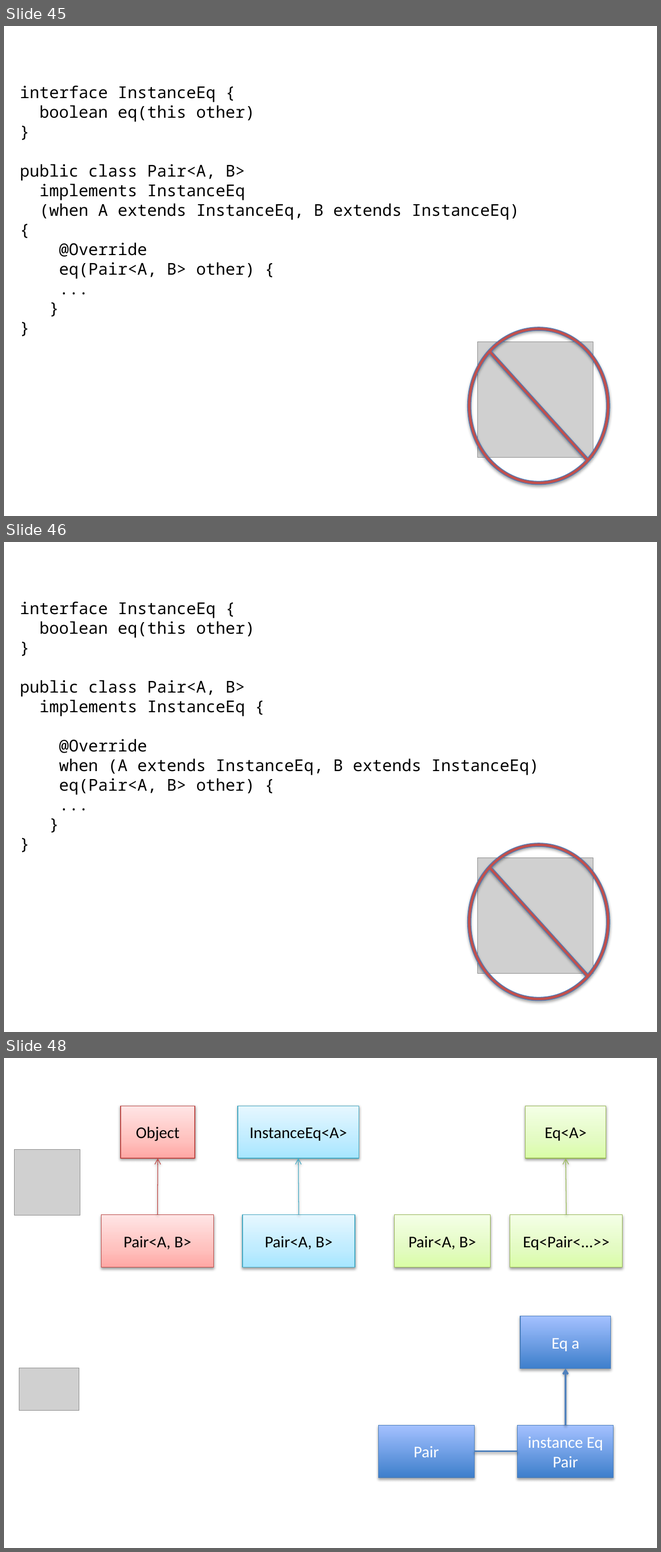
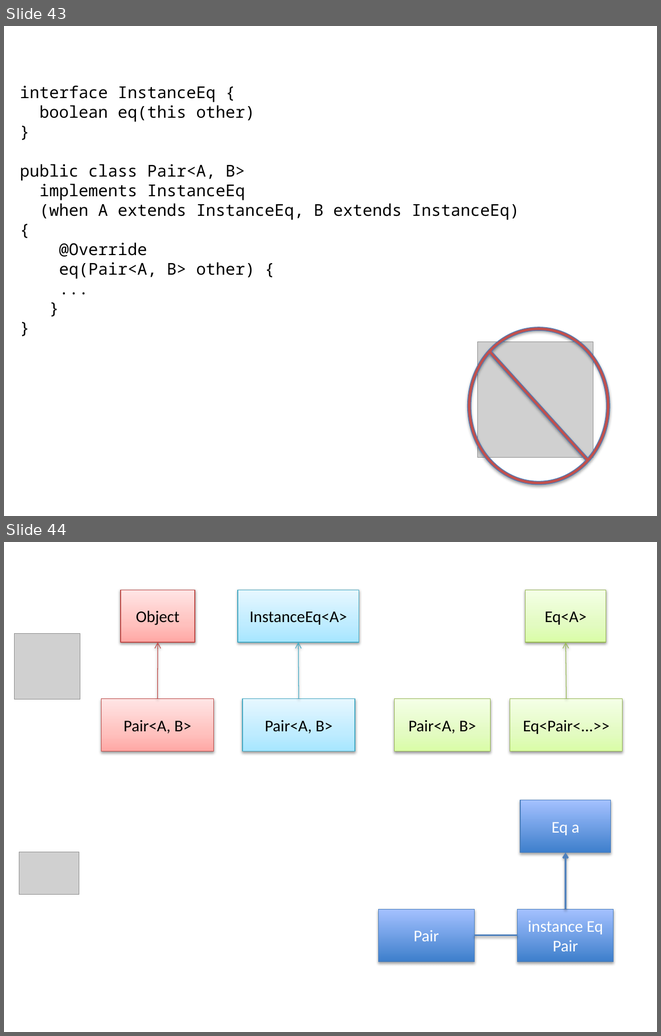
Before and after one commit to techtangents/javaeq, a slide deck: eq.pptx. Shown one above the other, each under a label of ours: slides 45, 46 and 48 before the commit, slides 43 and 44 after it; the slides between them are not shown. The pictures are 661x1552 and 661x1036 pixels, drawn with LibreOffice and Linux fonts; fonts in the diff are those of the drawing; grey boxes stand for pictures. Boxes give left, top, right and bottom in pixels: in the first picture for what was removed or moved away, otherwise in the second. Text is boxed around its words. In the diff, an @@ line names an element or a change of style, - is before the commit and + after.

```diff
--- a/eq.pptx
+++ b/eq.pptx
@@ slide 46 removed at (x1=4, y1=542, x2=657, y2=1032), background #FFFFFF @@
@@ text removed at (x1=20, y1=601, x2=539, y2=795) @@
-interface InstanceEq {
-boolean eq(this other)
-}
-public class Pair<A, B>
-implements InstanceEq {
-@Override
-when (A extends InstanceEq, B extends InstanceEq)
-eq(Pair<A, B> other) {
-...
-}
-}
@@ no-entry sign removed at (x1=468, y1=843, x2=610, y2=1000) @@
@@ picture removed at (x1=477, y1=858, x2=593, y2=973) @@
@@ what was slide 45 is now slide 43 @@
@@ what was slide 48 is now slide 44 @@
```
Also in this commit, not shown: 2 slides changed, 2 slides added, 5 other slides removed.
